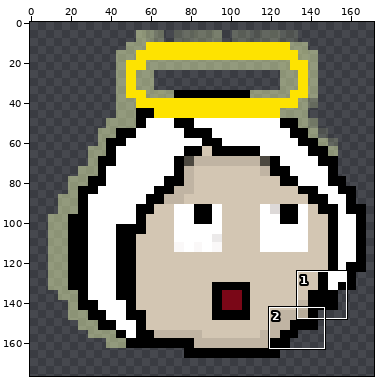
Two versions of one sprite sheet, images/ceremorFaceAngel.png. The first picture is a wide view before the edit; the outline marks the close-up.
Close-up. Before the edit:
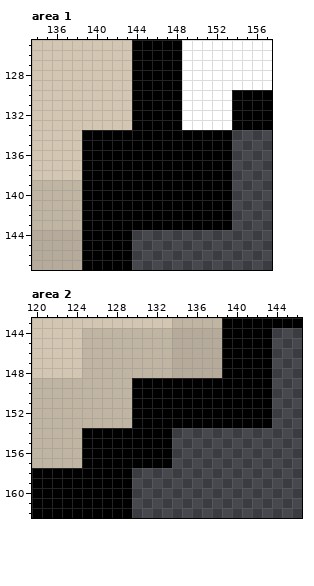
The file is 192x192 pixels. Pixels under 10% opacity are left out. Colours within 5 levels of each other are drawn and written as one. Shown: area 1: x 134..157, y 125..147; area 2: x 120..146, y 143..162. The wide view leaves out empty margins. The commit also changed other parts of the picture, which this record leaves out.
The result:
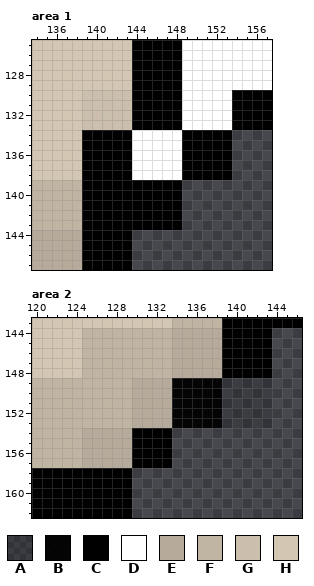
Palette (. is transparent): A #00000028  B #000000ed  C #000000  D #ffffff  E #b6ab9a  F #c0b4a3  G #d3c6b3f1  H #d3c6b3
Diff:
Area 1:
The author changed colour C to colour D in rows 134 to 138 at x 144 to 148.
The author changed colour H to colour G in rows 130 to 133 at x 139 to 143.
Colour C is removed in rows 139 to 143 at x 149 to 153.
Area 2:
The author changed colour C to colour A in rows 149 to 153 at x 139 to 143.
The author changed colour C to colour B in rows 149 to 153 at x 134 to 138.
The author changed colour C to colour E in rows 149 to 153 at x 130 to 133; in rows 154 to 157 at x 125 to 129.
Changed places in both close-ups, as pixel boxes (x1, y1, x2, y2):
changed: (82, 90, 232, 230)
changed: (82, 378, 272, 468)
